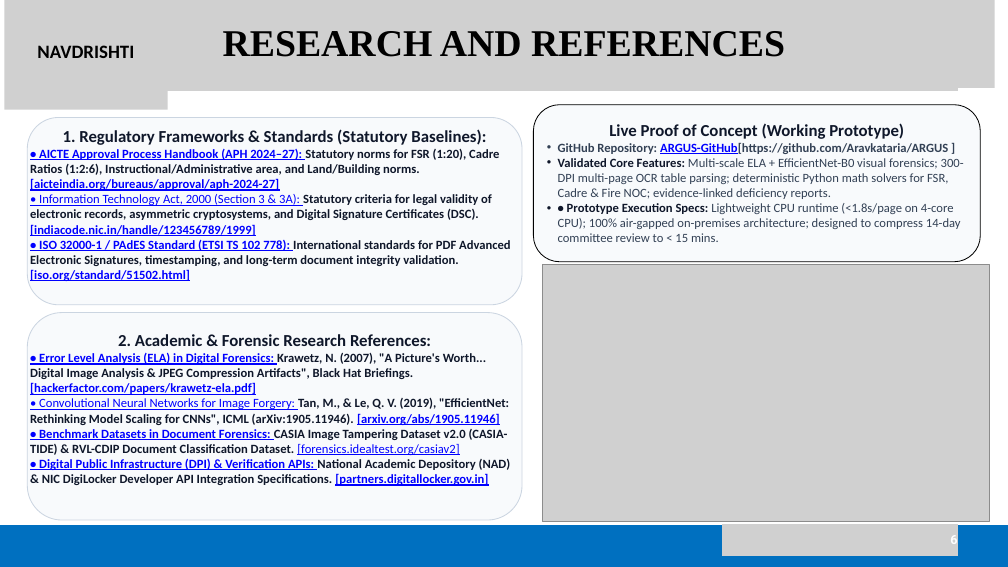
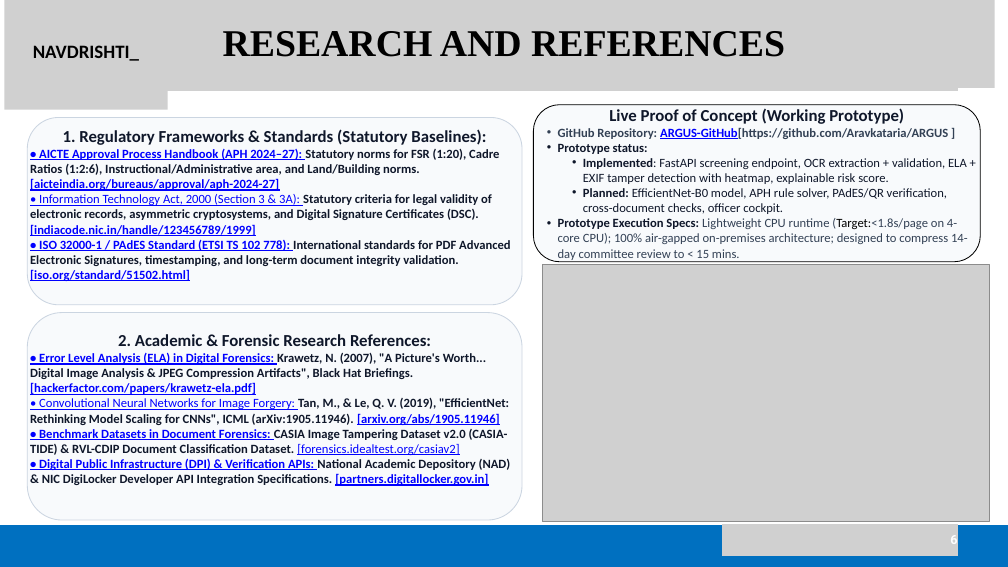
Before and after one commit to Aravkataria/ARGUS, a slide deck: slide 6 of final.pptx. Drawn at 1008x567 pixels with LibreOffice and Linux fonts; fonts in the diff are those of the drawing; grey boxes stand for pictures. Boxes give left, top, right and bottom in pixels: in the first picture for what was removed or moved away, otherwise in the second. Text is boxed around its words. In the diff, an @@ line names an element or a change of style, - is before the commit and + after.

Commit message:
fix(core): resolve module bugs, achieve 55/55 passing tests, add quickstart and badges

```diff
--- a/final.pptx
+++ b/final.pptx
@@ text at bbox=[33, 45, 139, 61]: text changed @@
-NAVDRISHTI
+NAVDRISHTI_
@@ text at bbox=[558, 143, 968, 260]: text changed; text colour #334155 to #0F172A @@
-  • Validated Core Features: Multi-scale ELA + EfficientNet-B0 visual forensics; 300-DPI multi-page OCR table parsing; deterministic Python math solvers for FSR, Cadre & Fire NOC; evidence-linked deficiency reports.
-  • • Prototype Execution Specs: Lightweight CPU runtime (<1.8s/page on 4-core CPU); 100% air-gapped on-premises architecture; designed to compress 14-day committee review to < 15 mins.
+  • Prototype status:
+    • Implemented: FastAPI screening endpoint, OCR extraction + validation, ELA + EXIF tamper detection with heatmap, explainable risk score.
+    • Planned: EfficientNet-B0 model, APH rule solver, PAdES/QR verification, cross-document checks, officer cockpit.
+  • Prototype Execution Specs: Lightweight CPU runtime (Target:<1.8s/page on 4-core CPU); 100% air-gapped on-premises architecture; designed to compress 14-day committee review to < 15 mins.
```
Also in this commit, not shown: 5 other slides changed, 7 other files.
